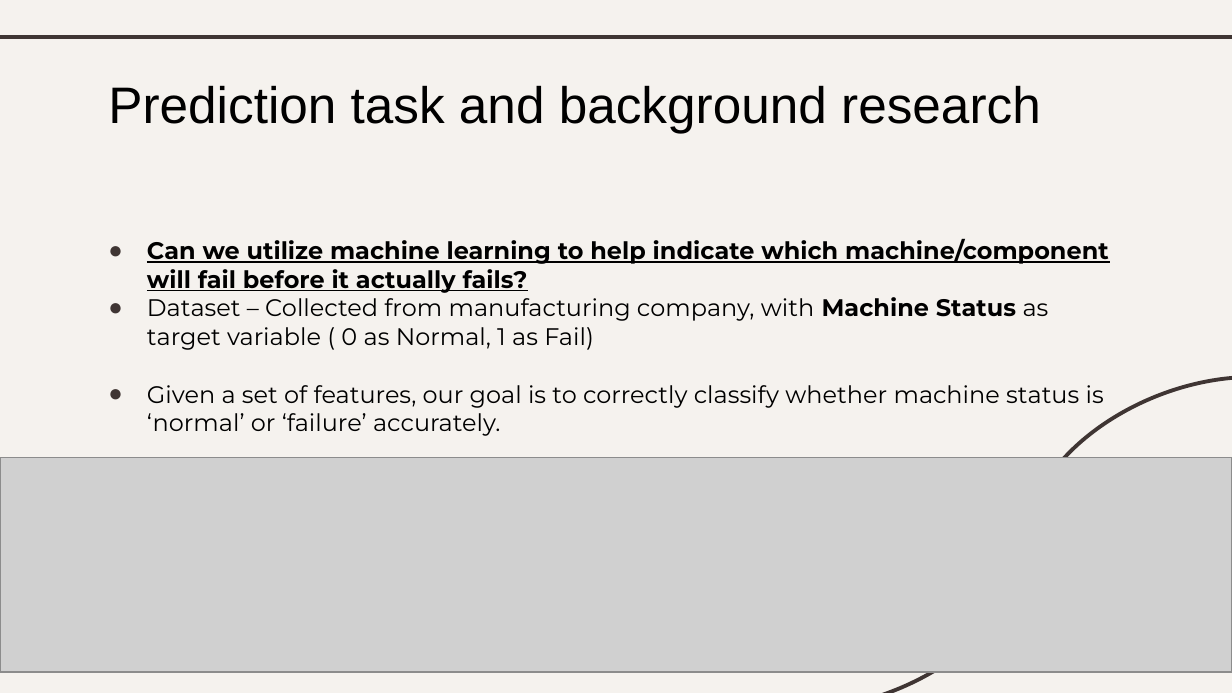
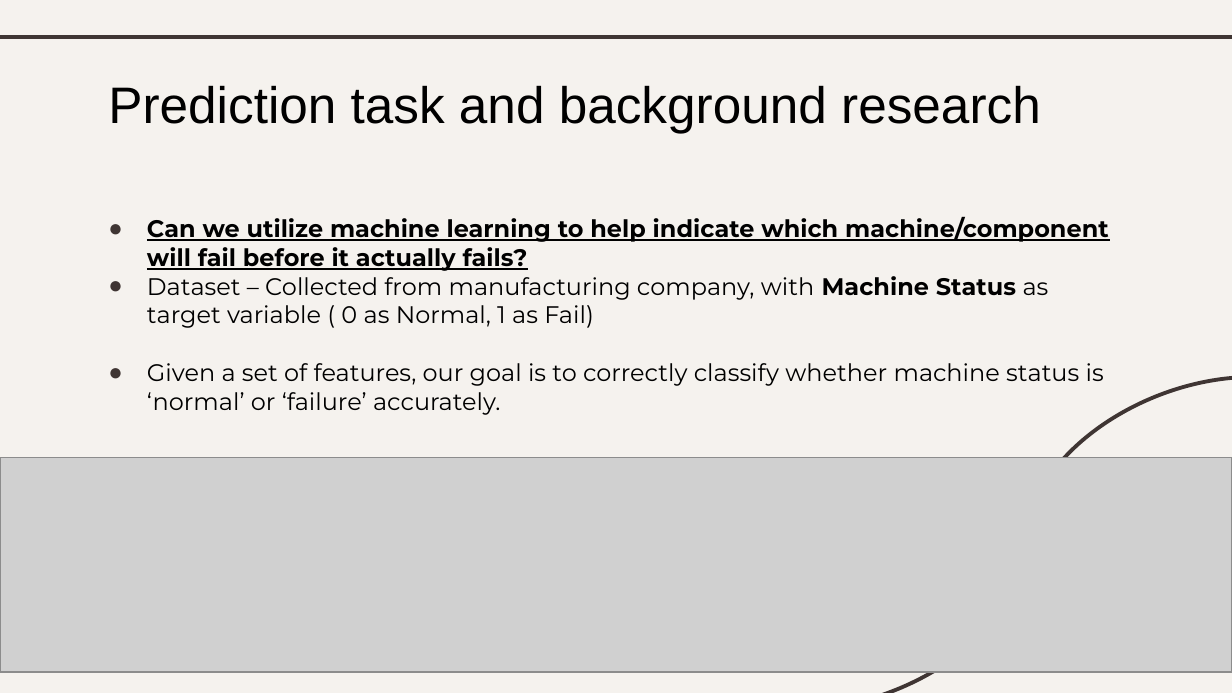
Before and after one commit to lhurr/Machine-Learning, a slide deck: slide 2 of DAAA2A02-2112589-LimHur-Classification.pptx. Drawn at 1232x693 pixels with LibreOffice and Linux fonts; fonts in the diff are those of the drawing; grey boxes stand for pictures. Boxes give left, top, right and bottom in pixels: in the first picture for what was removed or moved away, otherwise in the second. Text is boxed around its words. In the diff, an @@ line names an element or a change of style, - is before the commit and + after.

```diff
--- a/DAAA2A02-2112589-LimHur-Classification.pptx
+++ b/DAAA2A02-2112589-LimHur-Classification.pptx
@@ subtitle "Can we utilize machine learning ...": place and size @@
-subtitle "Can we utilize machine learning ..." at <box>147,238,1109,436</box>
+subtitle "Can we utilize machine learning ..." at <box>147,216,1109,415</box>
```
Also in this commit, not shown: 12 other slides changed, 1 slide added, 1 other file.
